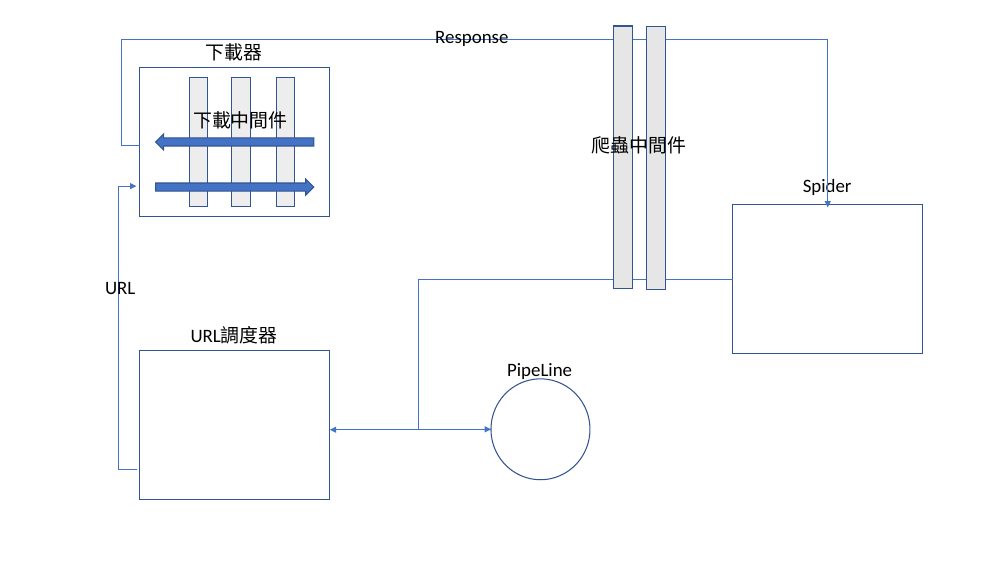
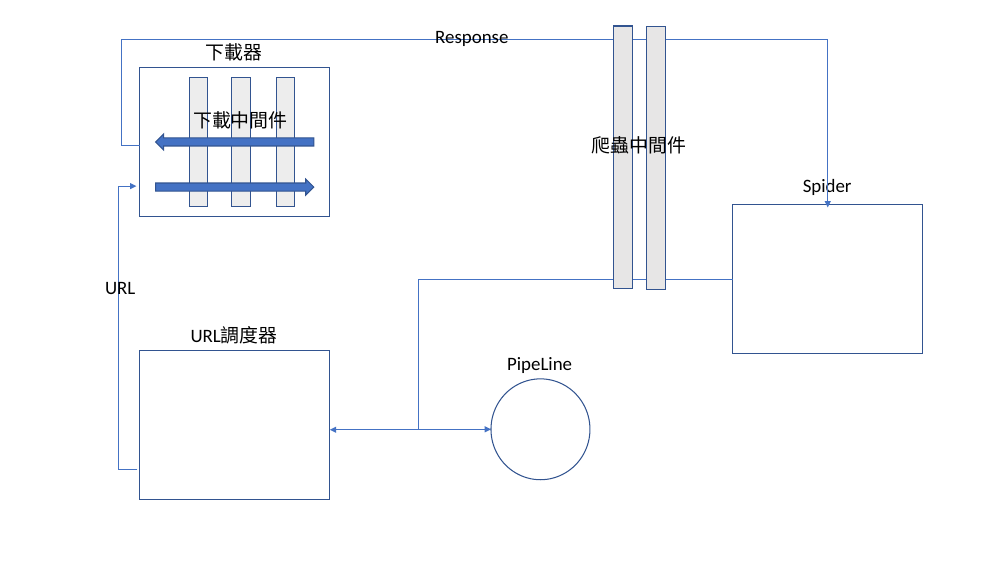
Before and after one commit to JamieChen-1230/PythonWork, a slide deck: slide 1 of SelfLearn/爬蟲/190119_Scrapy框架/中間件關係.pptx. Drawn at 1008x567 pixels with LibreOffice and Linux fonts; fonts in the diff are those of the drawing. Boxes give left, top, right and bottom in pixels: in the first picture for what was removed or moved away, otherwise in the second. Text is boxed around its words. In the diff, an @@ line names an element or a change of style, - is before the commit and + after.

```diff
--- a/SelfLearn/爬蟲/190119_Scrapy框架/中間件關係.pptx
+++ b/SelfLearn/爬蟲/190119_Scrapy框架/中間件關係.pptx
@@ text "PipeLine": place and size @@
-text "PipeLine" at (507,363,572,382)
+text "PipeLine" at (507,357,572,373)
```
Also in this commit, not shown: 45 other files.
